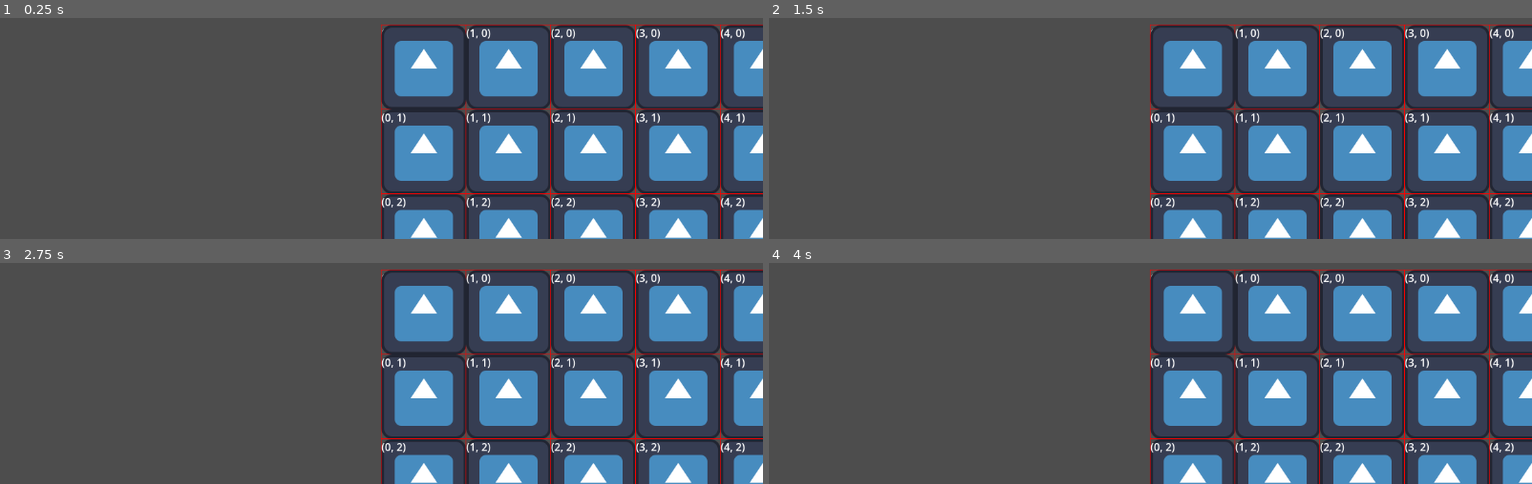
Above: before the commit, frames 1-4 (two rows, left to right).
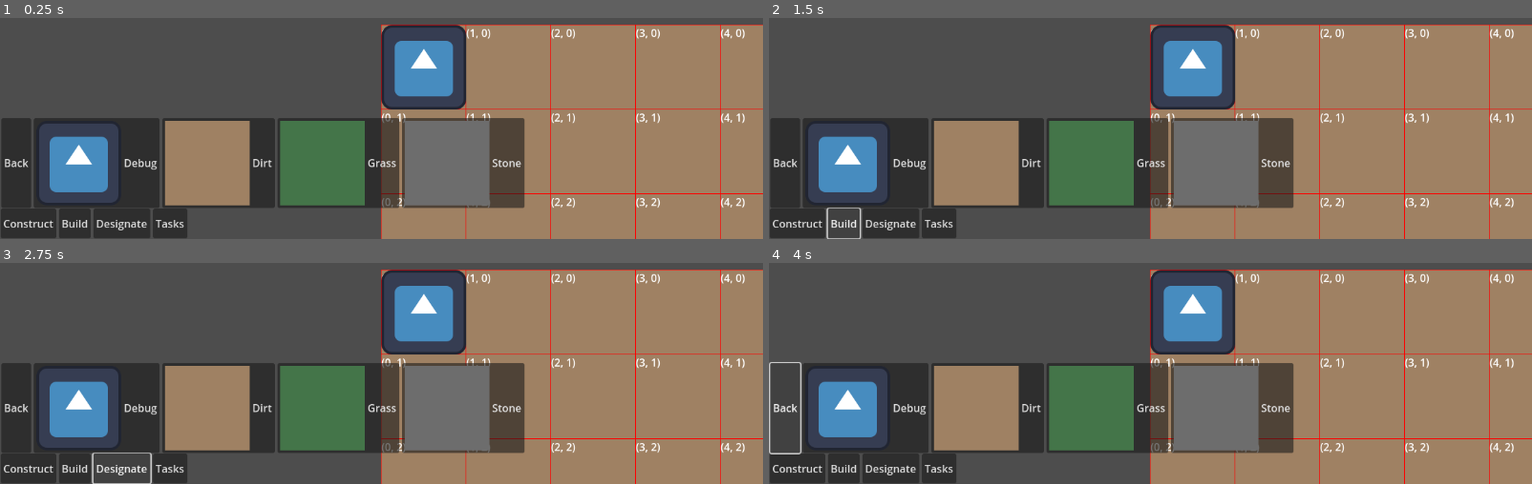
Above: after the commit, the same moments.

Repository: TheWolfStudios/Kobolds-Upon-The-Flesh
Game: Godot game, scene res://Scenes/main.tscn
Same seed, same stepped clock (60 frames per second), same inputs: the game is played once before the commit and once after it. The engine's default icon, where the game draws it, is replaced by a stand-in: a white triangle on a blue panel in a dark square.
Inputs (mouse positions are in pixels of both pictures, inside the frame that each line leads up to):
- Up to frame 1 (0.25 s): no input
- Up to frame 2 (1.5 s): click (799, 223) at 0.5 s, where only the run after the commit has a clickable "Construct"; click (845, 223) at 1.25 s, where only the run after the commit has a clickable "Build"
- Up to frame 3 (2.75 s): click (122, 468) at 2 s, where only the run after the commit has a clickable "Designate"
- Up to frame 4 (4 s): click (936, 468) at 2.75 s, where only the run after the commit has a clickable "Tasks"; click (784, 408) at 3.5 s, where only the run after the commit has a clickable "Back"

The runs differ from the first frame. In frame 1, 64% of the frame differs, in the area x 0-100%, y 3-100%; in frame 2, 64%; in frame 3, 64%; in frame 4, 63%.

Commit message:
groundworks for GUI elements

Diff:
--- /dev/null
+++ b/Data/Floor/DirtTileBasic.tres
@@ -0,0 +1,9 @@
+[gd_resource type="Resource" script_class="FloorData" load_steps=2 format=3 uid="uid://b6nse6ljwt6sf"]
+
+[ext_resource type="Script" path="res://Data/FloorData.gd" id="1_11l3r"]
+
+[resource]
+script = ExtResource("1_11l3r")
+name = "Dirt"
+ID = 1
+coords = Vector2(0, 0)
--- /dev/null
+++ b/Data/Floor/GrassTileBasic.tres
@@ -0,0 +1,9 @@
+[gd_resource type="Resource" script_class="FloorData" load_steps=2 format=3 uid="uid://bb64plxtmfjd"]
+
+[ext_resource type="Script" path="res://Data/FloorData.gd" id="1_dqce8"]
+
+[resource]
+script = ExtResource("1_dqce8")
+name = "Grass"
+ID = 2
+coords = Vector2(0, 0)
--- /dev/null
+++ b/Data/Floor/StoneTileBasic.tres
@@ -0,0 +1,9 @@
+[gd_resource type="Resource" script_class="FloorData" load_steps=2 format=3 uid="uid://cr4it5q4ro8se"]
+
+[ext_resource type="Script" path="res://Data/FloorData.gd" id="1_vl11k"]
+
+[resource]
+script = ExtResource("1_vl11k")
+name = ""
+ID = 0
+coords = Vector2(0, 0)
--- a/Scenes/main.tscn
+++ b/Scenes/main.tscn
@@ -1,20 +1,42 @@
-[gd_scene load_steps=9 format=3 uid="uid://cnumja2ni2cr5"]
+[gd_scene load_steps=16 format=3 uid="uid://cnumja2ni2cr5"]
 
 [ext_resource type="Script" path="res://Scripts/Scene/main.gd" id="1_b37mf"]
 [ext_resource type="Texture2D" uid="uid://l426dg4cgq70" path="res://Assets/Art/icon.svg" id="2_e4elp"]
 [ext_resource type="Script" path="res://Scripts/Scene/Grid.gd" id="2_mdcih"]
+[ext_resource type="Texture2D" uid="uid://dru1utrpybwiv" path="res://Assets/Art/Tiles/Dirt_Basic.png" id="3_cbs0w"]
 [ext_resource type="PackedScene" uid="uid://f2g4iluhoypw" path="res://Scenes/unit.tscn" id="3_jqdtp"]
 [ext_resource type="Script" path="res://Scripts/Scene/Camera.gd" id="3_qhc6e"]
-[ext_resource type="Script" path="res://Scenes/Pathfinding.gd" id="4_4o0ov"]
+[ext_resource type="Texture2D" uid="uid://beqnd12j5862y" path="res://Assets/Art/Tiles/Grass_Basic.png" id="4_0quhj"]
+[ext_resource type="Script" path="res://Scripts/Unit/Pathfinding.gd" id="4_4o0ov"]
+[ext_resource type="Texture2D" uid="uid://dup0smmxwgjgu" path="res://Assets/Art/Tiles/Stone_Basic.png" id="5_kcl1w"]
+[ext_resource type="Script" path="res://Scripts/Scene/GUI.gd" id="10_d3y7k"]
 
 [sub_resource type="TileSetAtlasSource" id="TileSetAtlasSource_186ix"]
 texture = ExtResource("2_e4elp")
 texture_region_size = Vector2i(128, 128)
 0:0/0 = 0
 
+[sub_resource type="TileSetAtlasSource" id="TileSetAtlasSource_ypry0"]
+texture = ExtResource("3_cbs0w")
+texture_region_size = Vector2i(128, 128)
+0:0/0 = 0
+
+[sub_resource type="TileSetAtlasSource" id="TileSetAtlasSource_yulgl"]
+texture = ExtResource("4_0quhj")
+texture_region_size = Vector2i(128, 128)
+0:0/0 = 0
+
+[sub_resource type="TileSetAtlasSource" id="TileSetAtlasSource_e8scl"]
+texture = ExtResource("5_kcl1w")
+texture_region_size = Vector2i(128, 128)
+0:0/0 = 0
+
 [sub_resource type="TileSet" id="TileSet_u5w6a"]
 tile_size = Vector2i(128, 128)
 sources/0 = SubResource("TileSetAtlasSource_186ix")
+sources/1 = SubResource("TileSetAtlasSource_ypry0")
+sources/2 = SubResource("TileSetAtlasSource_yulgl")
+sources/3 = SubResource("TileSetAtlasSource_e8scl")
 
 [node name="Main" type="Node2D"]
 script = ExtResource("1_b37mf")
@@ -40,3 +62,101 @@
 
 [node name="Camera2D" type="Camera2D" parent="."]
 script = ExtResource("3_qhc6e")
+
+[node name="CanvasLayer" type="CanvasLayer" parent="."]
+
+[node name="GUI" type="Control" parent="CanvasLayer"]
+layout_mode = 3
+anchors_preset = 15
+anchor_right = 1.0
+anchor_bottom = 1.0
+grow_horizontal = 2
+grow_vertical = 2
+mouse_filter = 1
+script = ExtResource("10_d3y7k")
+
+[node name="BaseButtons" type="Control" parent="CanvasLayer/GUI"]
+anchors_preset = 0
+offset_right = 40.0
+offset_bottom = 40.0
+mouse_filter = 1
+
+[node name="HBoxContainer" type="HBoxContainer" parent="CanvasLayer/GUI/BaseButtons"]
+layout_mode = 0
+offset_left = 1.0
+offset_top = 602.0
+offset_right = 1152.0
+offset_bottom = 647.0
+
+[node name="Construct" type="Button" parent="CanvasLayer/GUI/BaseButtons/HBoxContainer"]
+layout_mode = 2
+text = "Construct"
+
+[node name="Build" type="Button" parent="CanvasLayer/GUI/BaseButtons/HBoxContainer"]
+layout_mode = 2
+text = "Build"
+
+[node name="Designate" type="Button" parent="CanvasLayer/GUI/BaseButtons/HBoxContainer"]
+layout_mode = 2
+text = "Designate"
+
+[node name="Tasks" type="Button" parent="CanvasLayer/GUI/BaseButtons/HBoxContainer"]
+layout_mode = 2
+text = "Tasks"
+
+[node name="Bio" type="Button" parent="CanvasLayer/GUI/BaseButtons/HBoxContainer"]
+visible = false
+layout_mode = 2
+text = "Bio"
+
+[node name="ConstructButtons" type="Control" parent="CanvasLayer/GUI"]
+anchors_preset = 0
+offset_right = 40.0
+offset_bottom = 40.0
+mouse_filter = 1
+
+[node name="HBoxContainer" type="HBoxContainer" parent="CanvasLayer/GUI/ConstructButtons"]
+layout_mode = 0
+offset_left = 2.0
+offset_top = 465.0
+offset_right = 792.0
+offset_bottom = 601.0
+
+[node name="Back" type="Button" parent="CanvasLayer/GUI/ConstructButtons/HBoxContainer"]
+layout_mode = 2
+text = "Back"
+
+[node name="Godot" type="Button" parent="CanvasLayer/GUI/ConstructButtons/HBoxContainer"]
+layout_mode = 2
+text = "Debug"
+icon = ExtResource("2_e4elp")
+
+[node name="Dirt" type="Button" parent="CanvasLayer/GUI/ConstructButtons/HBoxContainer"]
+layout_mode = 2
+text = "Dirt"
+icon = ExtResource("3_cbs0w")
+
+[node name="Grass" type="Button" parent="CanvasLayer/GUI/ConstructButtons/HBoxContainer"]
+layout_mode = 2
+text = "Grass"
+icon = ExtResource("4_0quhj")
+
+[node name="Stone" type="Button" parent="CanvasLayer/GUI/ConstructButtons/HBoxContainer"]
+layout_mode = 2
+text = "Stone"
+icon = ExtResource("5_kcl1w")
+
+[node name="Info" type="Control" parent="CanvasLayer/GUI"]
+visible = false
+anchors_preset = 0
+offset_right = 40.0
+offset_bottom = 40.0
+mouse_filter = 1
+
+[node name="Name" type="Label" parent="CanvasLayer/GUI/Info"]
+layout_mode = 0
+offset_left = 3.0
+offset_top = 440.0
+offset_right = 43.0
+offset_bottom = 463.0
+mouse_filter = 1
--- a/Scenes/unit.tscn
+++ b/Scenes/unit.tscn
@@ -17,3 +17,5 @@
 [node name="CollisionShape2D" type="CollisionShape2D" parent="."]
 position = Vector2(64, 64)
 shape = SubResource("RectangleShape2D_xvp1b")
+
+[connection signal="input_event" from="." to="." method="_on_input_event"]
--- /dev/null
+++ b/Scripts/Scene/GUI.gd
@@ -0,0 +1,31 @@
+class_name GUI
+extends Control
+
+var selectedObject = null :
+	get:
+		return selectedObject
+	set(value):
+		selectedObject = value
+		if value != null:
+			$Info.visible = true
+			match value.getClass():
+				"Unit":
+					$Info/Name.text = value.data.name
+					$BaseButtons/HBoxContainer/Bio.visible = true
+					$Info/Name.visible = true
+		else:
+			$Info/Name.visible = false
+			$BaseButtons/HBoxContainer/Bio.visible = false
+			$Info/Name.visible = false
+
+func setSelectedObject(obj):
+	selectedObject = obj
+
+# Called when the node enters the scene tree for the first time.
+func _ready():
+	pass # Replace with function body.
+
+
+# Called every frame. 'delta' is the elapsed time since the previous frame.
+func _process(delta):
+	pass
--- a/Scripts/Scene/Grid.gd
+++ b/Scripts/Scene/Grid.gd
@@ -12,7 +12,7 @@
 	for x in width:
 		for y in height:
 			grid[Vector2(x,y)] = CellData.new(Vector2(x,y))
-			grid[Vector2(x,y)].floorData = preload("res://Data/Floor/DebugTile.tres")
+			grid[Vector2(x,y)].floorData = preload("res://Data/Floor/DirtTileBasic.tres")
 			refreshTile(Vector2(x,y))
 
 			# Debug Grid
--- a/Scripts/Unit/Unit.gd
+++ b/Scripts/Unit/Unit.gd
@@ -4,6 +4,9 @@
 @onready var main = get_tree().root.get_node("Main")
 @onready var grid: Grid = main.get_node("Grid")
 @onready var pf: Pathfinder = grid.get_node("Pathfinding")
+@onready var gui = main.get_node("CanvasLayer/GUI")
+
+signal unitSelected(obj)
 
 var data: UnitData = UnitData.new()
 
@@ -17,6 +20,7 @@
 # Called when the node enters the scene tree for the first time.
 func _ready():
 	pos = grid.gridToWorld(position)
+	unitSelected.connect(gui.setSelectedObject)
 
 
 #func _input(event):
@@ -40,3 +44,8 @@
 			path.pop_front()
 		else:
 			position += (grid.gridToWorld(path[0]) - position).normalized() * data.speed * delta
+
+
+func _on_input_event(viewport, event, shape_idx):
+	if event is InputEventMouseButton and event.button_index == MOUSE_BUTTON_LEFT and event.is_pressed():
+		emit_signal("unitSelected", self)
Binary file added: Assets/Art/Tiles/Dirt_Basic.png
Not shown, added: Assets/Art/Tiles/Dirt_Basic.png.import
Binary file added: Assets/Art/Tiles/Grass_Basic.png
Not shown, added: Assets/Art/Tiles/Grass_Basic.png.import
Binary file added: Assets/Art/Tiles/Stone_Basic.png
Not shown, added: Assets/Art/Tiles/Stone_Basic.png.import
Renamed: Scenes/Pathfinding.gd -> Scripts/Unit/Pathfinding.gd
